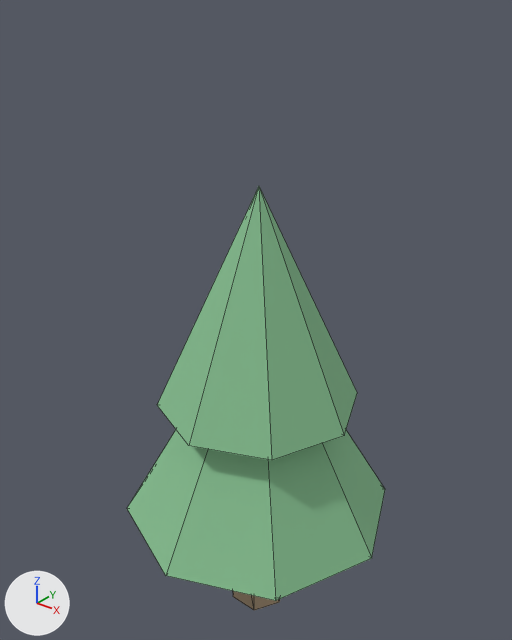
The OBJ model public/assets/models/tree.obj as it was, and as the next commit left it.
Both versions are drawn from a 50 mm camera at (2.69, -3.39, 4.57) aimed at (-0.09, 0.09, 2.41). Every picture has the same lights, and +X, +Y and +Z are marked at lower left. The first picture is the older version. Mesh edges are drawn as thin lines. Where no turn or scale is listed for an object, it has been applied to the vertices. Vertices at exactly the same position are counted once.

Names of what the first picture shows: 'Tree'.
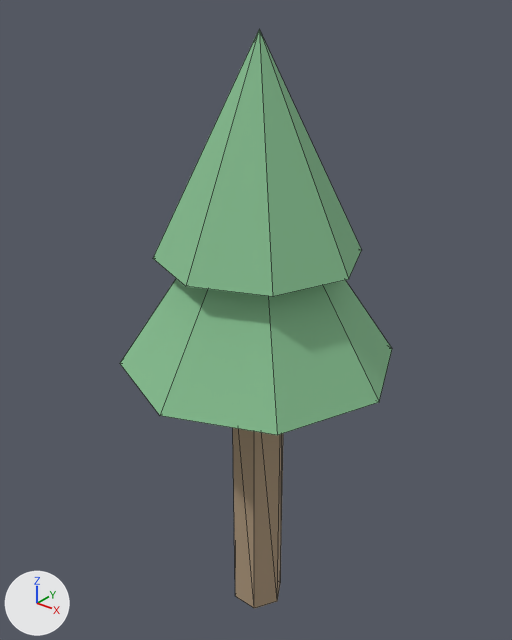
Changed parts and their boxes [x1, y1, x2, y2] in the pictures (512 x 640 px; the box of a moved part takes in the faces that stretch with it):
'Tree', reshaped (37% taller)
    before: [127, 187, 385, 610]
    after: [120, 30, 392, 608]
part 1 of me_tree, moved or reshaped
    before: [233, 591, 280, 610]
    after: [233, 428, 283, 608]
part 2 of me_tree, moved or reshaped
    before: [127, 430, 385, 601]
    after: [120, 278, 392, 435]
part 3 of me_tree, moved or reshaped
    before: [157, 187, 357, 460]
    after: [153, 30, 362, 296]

Edits to the bpy script that builds the scene:
```text
Change me_tree:
    used by ob_tree; location = (0.0, 0.0, 0.0)
    remove me_tree.from_pydata(...)  # 32 vertices, 44 faces; spans x -1.0..1.0, y -1.0..1.0, z 0.0..3.4
    add me_tree.from_pydata(...)  # 32 vertices, 44 faces; spans x -0.95..0.95, y -0.95..0.95, z 0.0..4.3
    me_tree part 1: the loose piece of 12 vertices spanning x -0.22..0.22, y -0.19..0.19, z 0.0..1.35 is scaled about the mesh origin by (0.909, 0.909, 1.7)
    me_tree part 2: the loose piece of 10 vertices spanning x -1.0..1.0, y -1.0..1.0, z 0.95..2.65 is scaled about its middle by (0.95, 0.95, 0.824), then moved by (0.0, 0.0, 1.1)
    me_tree part 3: the loose piece of 10 vertices spanning x -0.72..0.72, y -0.72..0.72, z 1.85..3.4 is scaled about its middle by (0.944, 0.944, 0.871), then moved by (0.0, 0.0, 1.0)
```
